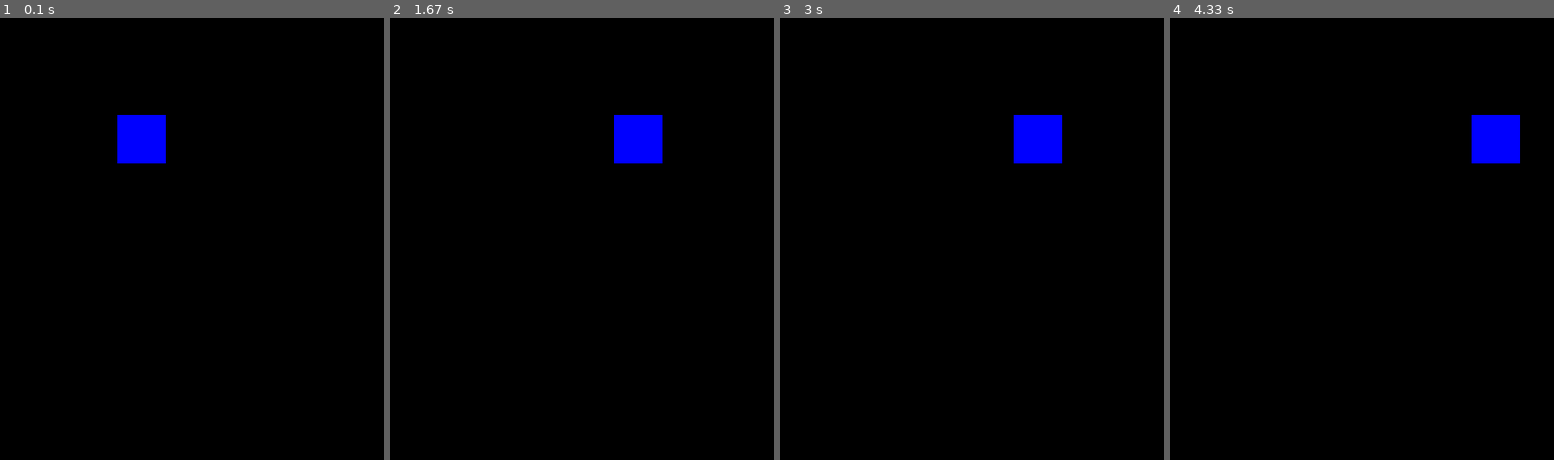
Above: before the commit, frames 1-4 (left to right).
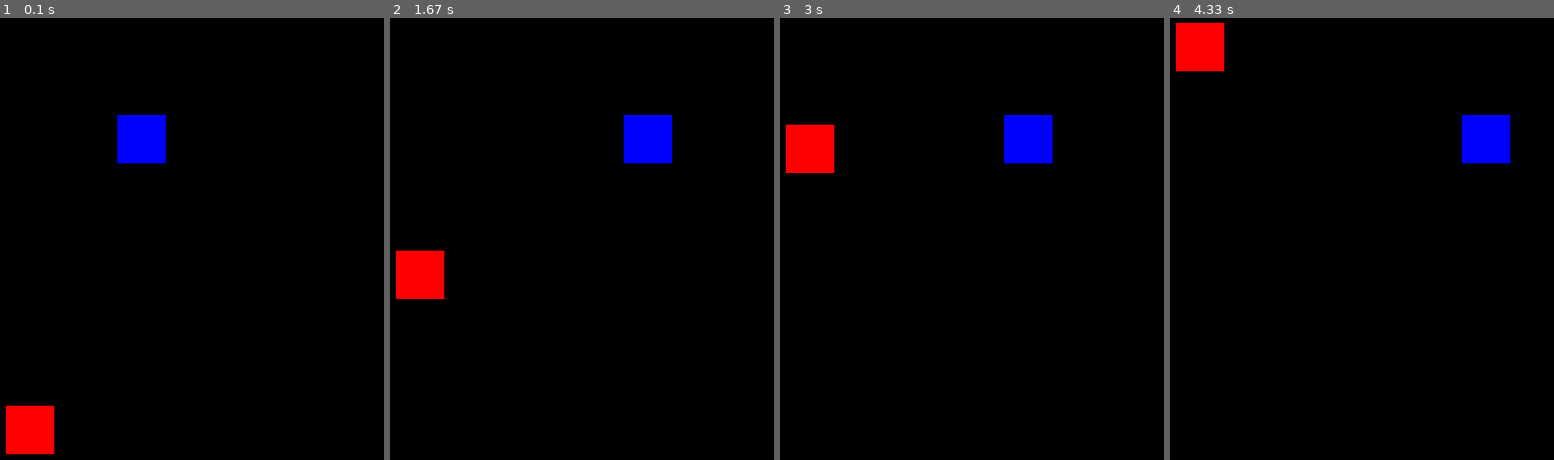
Above: after the commit, the same moments.

Repository: FraserMaclean/pygame-fallingblock
Game: pygame game, started from game.py
Same seed, same stepped clock (60 frames per second), same inputs: the game is played once before the commit and once after it.
Inputs:
- Up to frame 1 (0.1 s): no input
- Up to frame 2 (1.67 s): hold Right 0.33-0.8 s; hold Right 0.83-1.3 s; hold Left from 1.33 s (still down)
- Up to frame 3 (3 s): release Left at 1.87 s; hold Left 1.9-2.3 s; hold Right 2.33-2.97 s
- Up to frame 4 (4.33 s): hold Left 3-3.47 s; hold Right 3.5-3.97 s; hold Right from 4 s (still down)

The runs differ from the first frame. In frame 1, 1.4% of the frame differs, in the area x 1-15%, y 87-99%; in frame 2, 1.9%, in the area x 1-74%, y 21-64%; in frame 3, 1.9%; in frame 4, 1.9%.

Commit message:
Update game.py

Diff:
--- a/game.py
+++ b/game.py
@@ -1,4 +1,7 @@
 import pygame
+import time
+from random import seed
+from random import randint
 pygame.init()
 
 window = pygame.display.set_mode((500, 500))
@@ -11,18 +14,30 @@
 height = 50
 vel = 10
 
-def drawPlayerCharacter():
+ex = randint(0,500)
+ey = 400
+ewidth = 50
+eheight = 50
+evel = 5
+
+def drawShapes():
     window.fill((0,0,0))
     pygame.draw.rect(window, (0, 0, 255), (x, y, width, height))
+    pygame.draw.rect(window, (255, 0, 0), (ex, ey, ewidth, eheight))
     pygame.display.update()
 
 run = True
 while run:
     pygame.time.delay(50)
 
+    drawShapes()
+
     for event in pygame.event.get():
         if event.type == pygame.QUIT:
             run = False
+
+    if ey > evel:
+        ey -= evel
 
     keys = pygame.key.get_pressed()
 
@@ -31,6 +46,4 @@
     if keys[pygame.K_RIGHT] and x < 500 - width - vel:
         x += vel
 
-    drawPlayerCharacter()
-
 pygame.quit()
